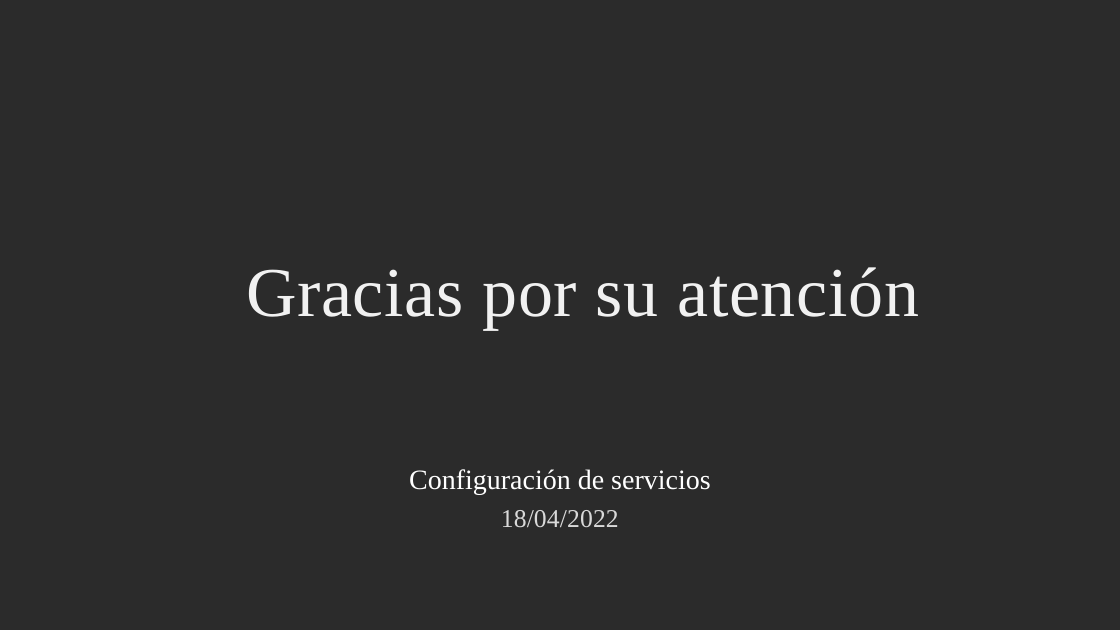
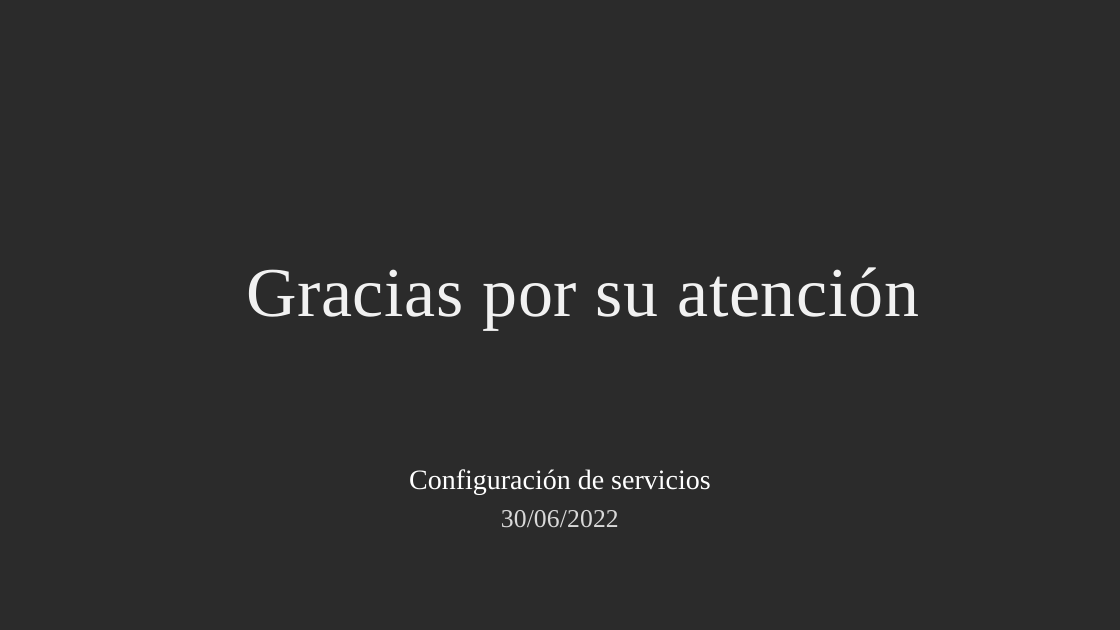
Before and after one commit to nconrad841/ConfiguracionDeServicios, a slide deck: slide 9 of Presentacion_2022_06_30.pptx (slide 8 before the commit). Drawn at 1120x630 pixels with LibreOffice and Linux fonts; fonts in the diff are those of the drawing; background and template pictures are left out; a plain dark background stands for a picture behind light text. Boxes give left, top, right and bottom in pixels: in the first picture for what was removed or moved away, otherwise in the second. Text is boxed around its words. In the diff, an @@ line names an element or a change of style, - is before the commit and + after.

```diff
--- a/Presentacion_2022_06_30.pptx
+++ b/Presentacion_2022_06_30.pptx
@@ text at (x1=501, y1=510, x2=619, y2=528): text changed @@
-18/04/2022
+30/06/2022
```
Also in this commit, not shown: 3 other slides changed, 1 slide added, 6 other files.
